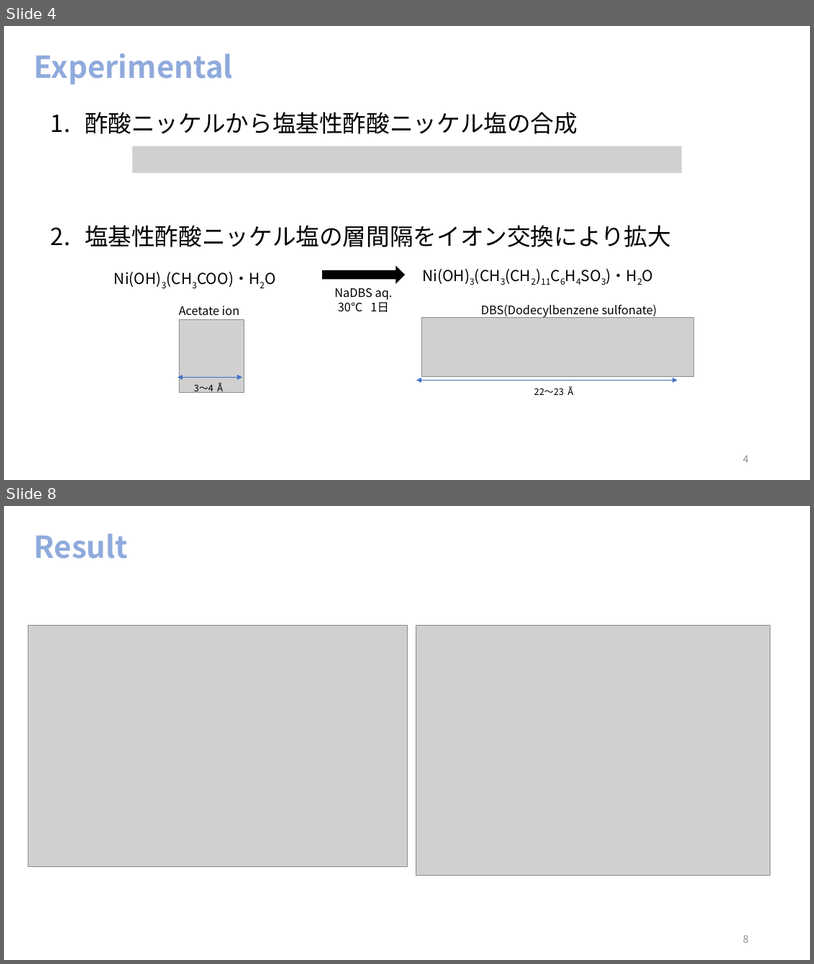
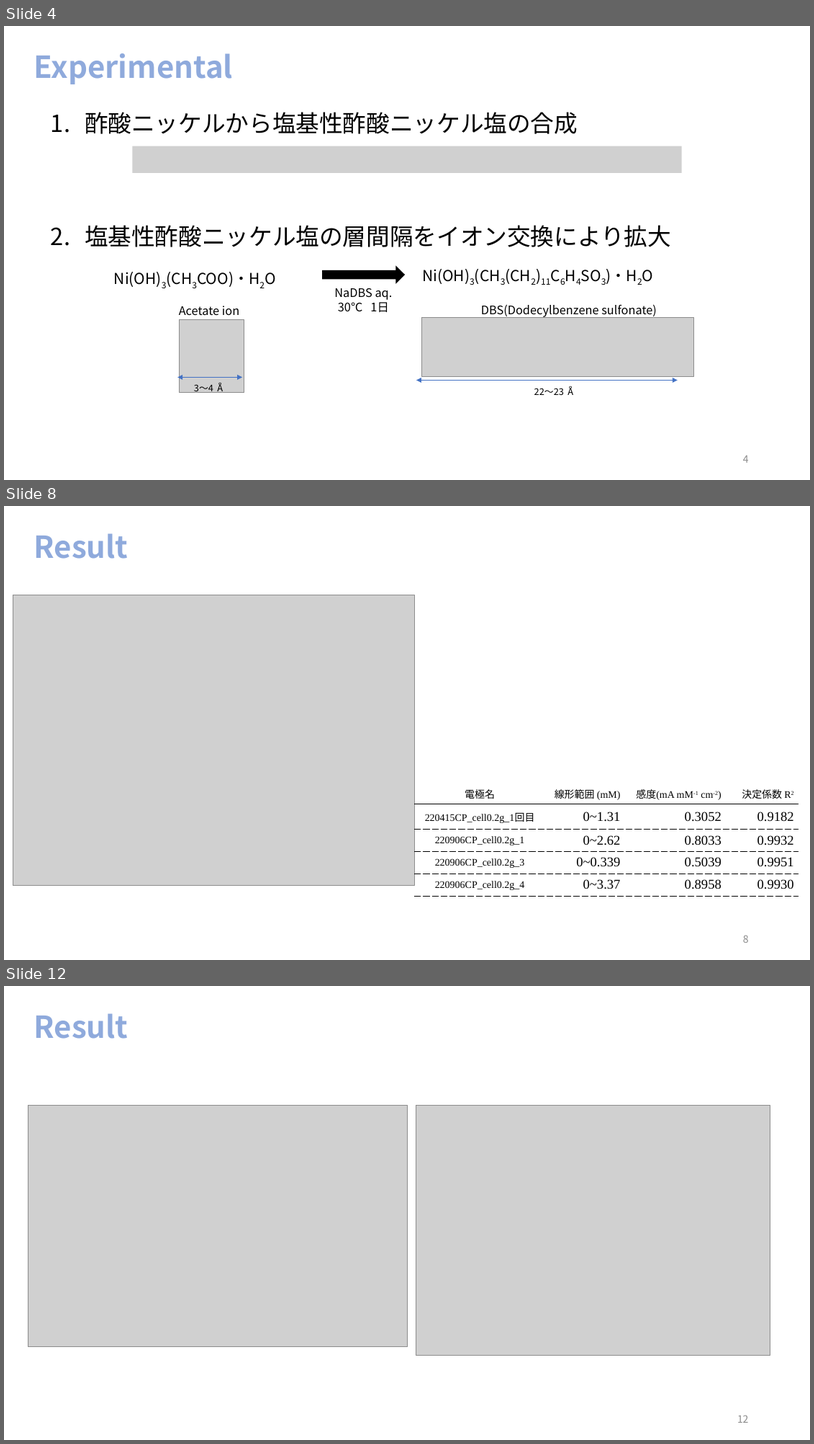
Before and after one commit to akidon0000/graduation-thesis, a slide deck: 発表スライド/卒論スライド 松山晃大.pptx. Shown one above the other, each under a label of ours: slides 4 and 8 before the commit, slides 4, 8 and 12 after it; the slides between them are not shown. The pictures are 814x964 and 814x1444 pixels, drawn with LibreOffice and Linux fonts; fonts in the diff are those of the drawing; grey boxes stand for pictures. Boxes give left, top, right and bottom in pixels: in the first picture for what was removed or moved away, otherwise in the second. Text is boxed around its words. In the diff, an @@ line names an element or a change of style, - is before the commit and + after.

```diff
--- a/発表スライド/卒論スライド 松山晃大.pptx
+++ b/発表スライド/卒論スライド 松山晃大.pptx
@@ slide 8 added at [4,506,810,960], background #FFFFFF @@
@@ title added at [34,533,129,559], 36 pt, text #8FAADC, bold @@
+Result
@@ picture added at [13,595,415,885] @@
@@ table added at [415,784,800,896], 5 rows, 4 columns @@
+電極名 | 線形範囲 (mM) | 感度(mA mM-1 cm-2) | 決定係数 R2
+220415CP_cell0.2g_1回目 | 0~1.31 | 0.3052 | 0.9182
+220906CP_cell0.2g_1 | 0~2.62 | 0.8033 | 0.9932
+220906CP_cell0.2g_3 | 0~0.339 | 0.5039 | 0.9951
+220906CP_cell0.2g_4 | 0~3.37 | 0.8958 | 0.9930
@@ page number added at [743,934,749,942], 12 pt, text #8C8C8C @@
+8
@@ what was slide 8 is now slide 12 @@
@@ page number at [738,1414,749,1422]: text changed @@
-8
+12
```
Also in this commit, not shown: 2 slides changed, 4 other slides added, 1 slide removed, 2 other files.
